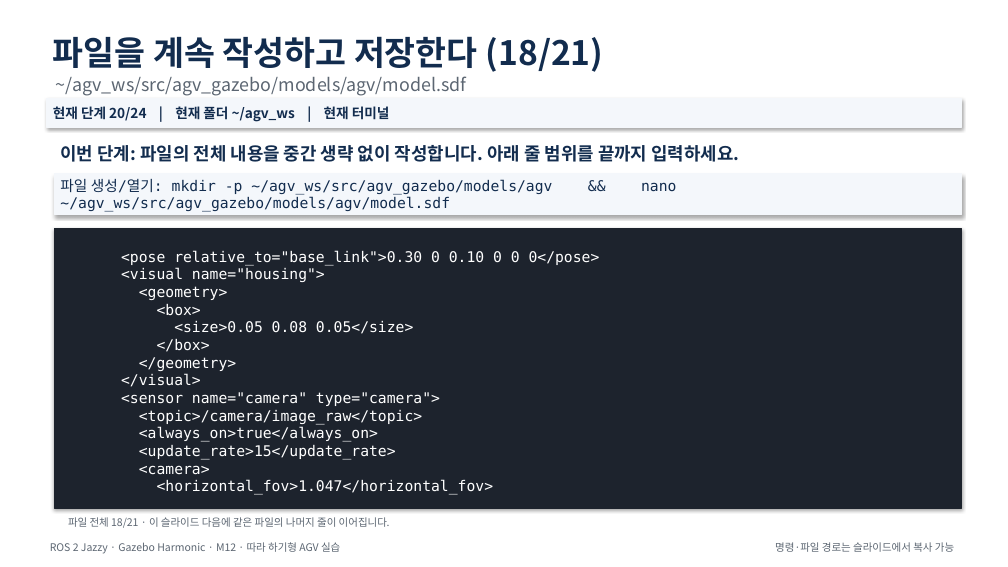
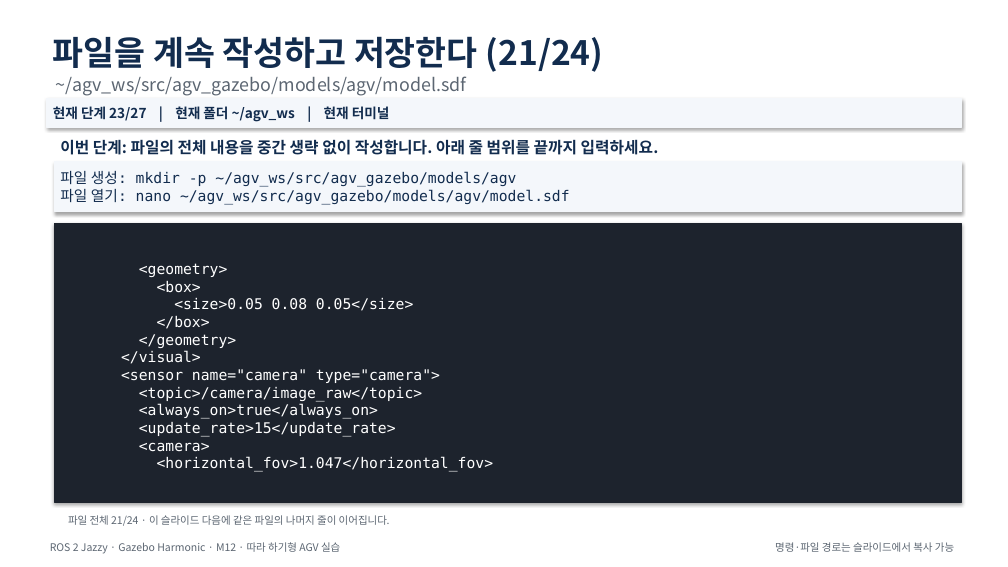
Before and after one commit to choimagon/ros2_curri, a slide deck: slide 29 of blocks/D_sensors/M12_camera_sensor/M12_Camera_Sensor.pptx (slide 26 before the commit). Drawn at 1008x567 pixels with LibreOffice and Linux fonts; fonts in the diff are those of the drawing. Boxes give left, top, right and bottom in pixels: in the first picture for what was removed or moved away, otherwise in the second. Text is boxed around its words. In the diff, an @@ line names an element or a change of style, - is before the commit and + after.

Commit message:
Fix module presentation layout collisions

```diff
--- a/blocks/D_sensors/M12_camera_sensor/M12_Camera_Sensor.pptx
+++ b/blocks/D_sensors/M12_camera_sensor/M12_Camera_Sensor.pptx
@@ text at (53,36,604,72): text changed @@
-파일을 계속 작성하고 저장한다 (18/21)
+파일을 계속 작성하고 저장한다 (21/24)
@@ text in rectangle at (53,106,390,122): text changed @@
-현재 단계 20/24 | 현재 폴더 ~/agv_ws | 현재 터미널
+현재 단계 23/27 | 현재 폴더 ~/agv_ws | 현재 터미널
@@ text "이번 단계: 파일의 전체 내용을 ..." at (60,137,659,158): size 17 to 15 pt @@
@@ rectangle "파일 생성: mkdir -p ~/agv_ws/src/agv_gazebo/models/agv ...": place and size @@
-rectangle "파일 생성: mkdir -p ~/agv_ws/src/agv_gazebo/models/agv ..." at (54,174,962,215)
+rectangle "파일 생성: mkdir -p ~/agv_ws/src/agv_gazebo/models/agv ..." at (54,162,962,212)
@@ text in rectangle at (60,171,570,205): text changed @@
-파일 생성/열기: mkdir -p ~/agv_ws/src/agv_gazebo/models/agv && nano ~/agv_ws/src/agv_gazebo/models/agv/model.sdf
+파일 생성: mkdir -p ~/agv_ws/src/agv_gazebo/models/agv
+파일 열기: nano ~/agv_ws/src/agv_gazebo/models/agv/model.sdf
@@ rectangle "<geometry> <box> <size>0.05 0.08 0.05</size> ...": place and size @@
-rectangle "<geometry> <box> <size>0.05 0.08 0.05</size> ..." at (54,228,962,508)
+rectangle "<geometry> <box> <size>0.05 0.08 0.05</size> ..." at (54,224,962,502)
@@ text in rectangle at (121,263,494,472): text changed @@
-<pose relative_to="base_link">0.30 0 0.10 0 0 0</pose>
-<visual name="housing">
-<geometry>
-<box>
-<size>0.05 0.08 0.05</size>
-</box>
-</geometry>
-</visual>
-<sensor name="camera" type="camera">
-<topic>/camera/image_raw</topic>
-<always_on>true</always_on>
-<update_rate>15</update_rate>
-<camera>
-<horizontal_fov>1.047</horizontal_fov>
+<geometry>
+<box>
+<size>0.05 0.08 0.05</size>
+</box>
+</geometry>
+</visual>
+<sensor name="camera" type="camera">
+<topic>/camera/image_raw</topic>
+<always_on>true</always_on>
+<update_rate>15</update_rate>
+<camera>
+<horizontal_fov>1.047</horizontal_fov>
@@ text at (68,515,390,526): text changed @@
-파일 전체 18/21 · 이 슬라이드 다음에 같은 파일의 나머지 줄이 이어집니다.
+파일 전체 21/24 · 이 슬라이드 다음에 같은 파일의 나머지 줄이 이어집니다.
```
Also in this commit, not shown: 28 other slides changed, 4 slides added, 22 other files.
